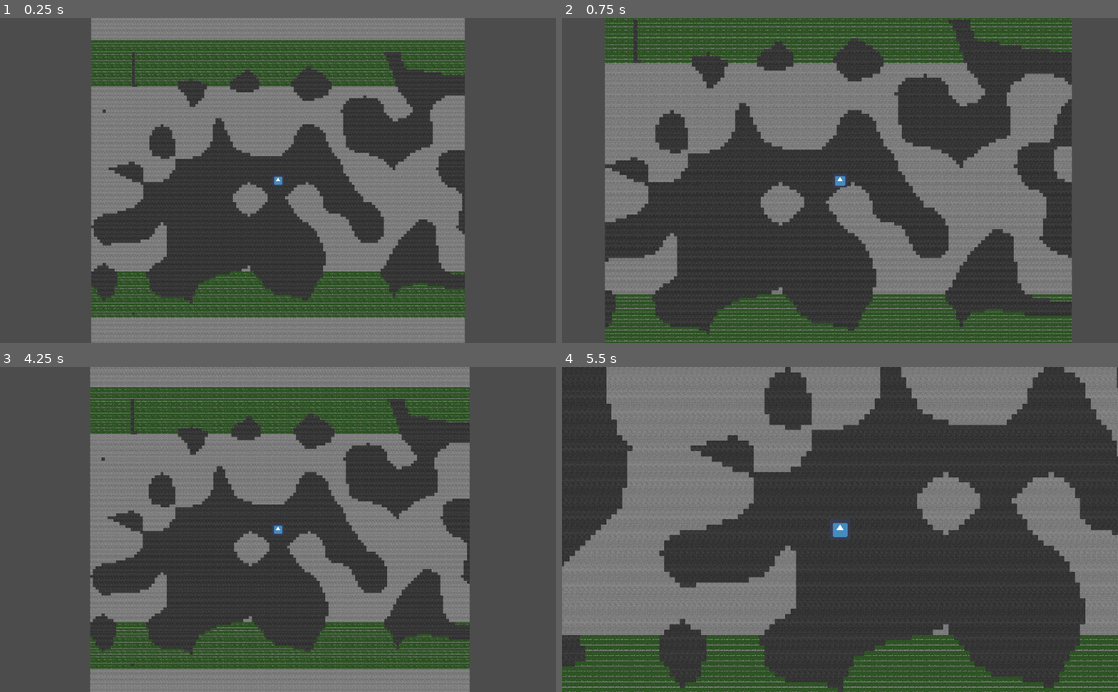
Above: before the commit, frames 1-4 (two rows, left to right).
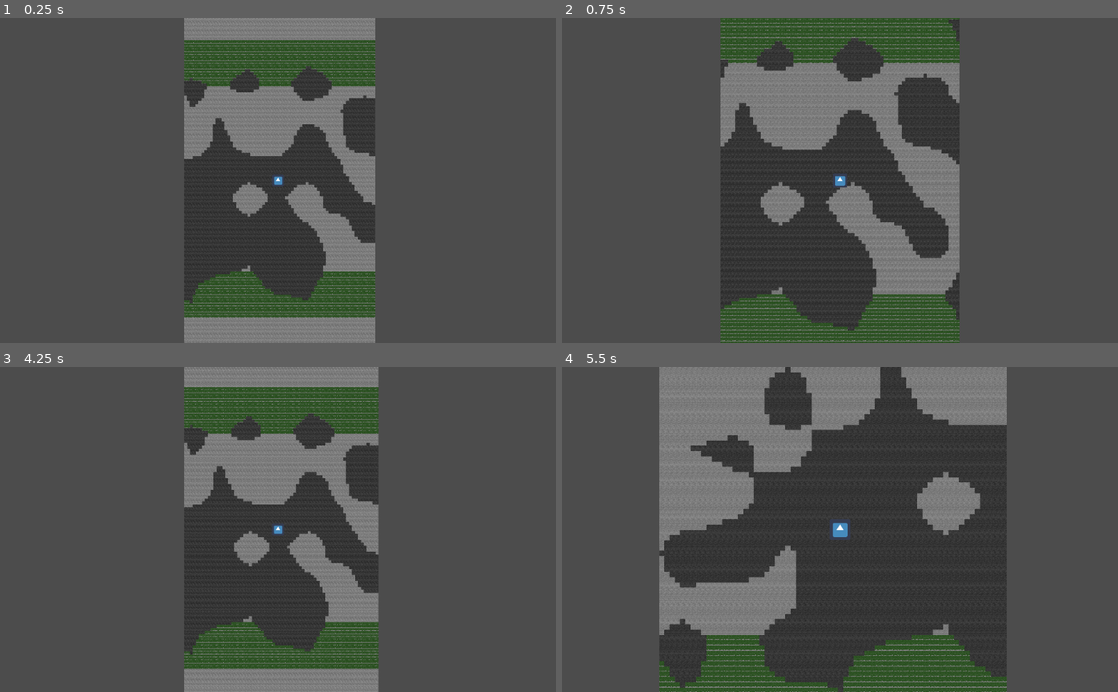
Above: after the commit, the same moments.

Repository: ryanperryj/Cavernous
Game: Godot game, scene res://scenes/world.tscn
Same seed, same stepped clock (60 frames per second), same inputs: the game is played once before the commit and once after it. The engine's default icon, where the game draws it, is replaced by a stand-in: a white triangle on a blue panel in a dark square.
Inputs:
- Up to frame 1 (0.25 s): no input
- Up to frame 2 (0.75 s): tap Enter at 0.5 s; hold D (right) from 0.53 s (still down); hold E (zoom_in) from 0.53 s (still down)
- Up to frame 3 (4.25 s): release D (right) at 1.28 s; release E (zoom_in) at 1.28 s; hold S (down) 1.28-2.03 s; tap Q (zoom_out) at 1.35, 2.85 s; hold D (right) 2.03-2.78 s; hold E (zoom_in) 2.03-2.78 s; hold W (up) 2.78-3.53 s; hold A (left) from 3.53 s (still down); hold E (zoom_in) from 3.53 s (still down); tap R (reload) at 4.15 s
- Up to frame 4 (5.5 s): release E (zoom_in) at 4.28 s; tap Q (zoom_out) at 4.35 s; release A (left) at 5.03 s; hold S (down) from 5.03 s (still down); hold E (zoom_in) from 5.03 s (still down)

The runs differ from the first frame. In frame 1, 26% of the frame differs, in the area x 16-84%, y 0-100%; in frame 2, 30%, in the area x 7-92%, y 0-100%; in frame 3, 27%; in frame 4, 26%.

Commit message:
Changed blockbg to background, and render as one image per chunk now

Diff:
--- /dev/null
+++ b/instances/background.tscn
@@ -0,0 +1,13 @@
+[gd_scene load_steps=3 format=2]
+
+[ext_resource path="res://assets/background/stone_bg.png" type="Texture" id=1]
+[ext_resource path="res://scripts/background.gd" type="Script" id=2]
+
+[node name="background" type="Node2D"]
+z_index = -1
+script = ExtResource( 2 )
+
+[node name="Sprite" type="Sprite" parent="."]
+texture = ExtResource( 1 )
+region_enabled = true
+region_rect = Rect2( 0, 0, 16, 16 )
--- a/instances/blockbg.tscn
+++ /dev/null
@@ -1,18 +0,0 @@
-[gd_scene load_steps=4 format=2]
-
-[ext_resource path="res://scripts/blockbg.gd" type="Script" id=1]
-[ext_resource path="res://assets/blockbg/stone_bg.png" type="Texture" id=2]
-
-[sub_resource type="RectangleShape2D" id=1]
-extents = Vector2( 8, 8 )
-
-[node name="blockbg" type="StaticBody2D"]
-collision_layer = 0
-collision_mask = 0
-script = ExtResource( 1 )
-
-[node name="Sprite" type="Sprite" parent="."]
-texture = ExtResource( 2 )
-
-[node name="CollisionShape2D" type="CollisionShape2D" parent="."]
-shape = SubResource( 1 )
--- /dev/null
+++ b/scenes/player.tscn
@@ -0,0 +1,16 @@
+[gd_scene load_steps=3 format=2]
+
+[ext_resource path="res://scripts/player.gd" type="Script" id=1]
+[ext_resource path="res://icon.png" type="Texture" id=2]
+
+[node name="loader" type="Node2D"]
+position = Vector2( 0, 1024 )
+z_index = 1
+script = ExtResource( 1 )
+
+[node name="Sprite" type="Sprite" parent="."]
+texture = ExtResource( 2 )
+
+[node name="camera" type="Camera2D" parent="."]
+current = true
+zoom = Vector2( 3, 3 )
--- a/scenes/world.tscn
+++ b/scenes/world.tscn
@@ -1,20 +1,9 @@
-[gd_scene load_steps=4 format=2]
+[gd_scene load_steps=3 format=2]
 
-[ext_resource path="res://scripts/loader.gd" type="Script" id=1]
-[ext_resource path="res://icon.png" type="Texture" id=2]
+[ext_resource path="res://scenes/player.tscn" type="PackedScene" id=1]
 [ext_resource path="res://scripts/world.gd" type="Script" id=3]
 
-[node name="world" type="WorldEnvironment"]
+[node name="world" type="Node2D"]
 script = ExtResource( 3 )
 
-[node name="loader" type="Node2D" parent="."]
-position = Vector2( 0, 1024 )
-z_index = 1
-script = ExtResource( 1 )
-
-[node name="Sprite" type="Sprite" parent="loader"]
-texture = ExtResource( 2 )
-
-[node name="camera" type="Camera2D" parent="loader"]
-current = true
-zoom = Vector2( 3, 3 )
+[node name="loader" parent="." instance=ExtResource( 1 )]
--- /dev/null
+++ b/scripts/background.gd
@@ -0,0 +1,15 @@
+extends Node2D
+
+var background_sprites = [
+	preload("res://assets/background/stone_bg.png"),
+]
+
+var background_type
+var width
+var height
+
+func _ready():
+	$Sprite.texture = background_sprites[background_type]
+	$Sprite.offset.y = (height - 16)/2
+	$Sprite.offset.x = (width - 16)/2
+	$Sprite.region_rect = Rect2(0, 0, width, height)
--- a/scripts/blockbg.gd
+++ /dev/null
@@ -1,10 +0,0 @@
-extends StaticBody2D
-
-var blockbg_sprites = [
-	preload("res://assets/blockbg/stone_bg.png"),
-]
-
-var blockbg_type
-
-func _ready():
-	$Sprite.texture = blockbg_sprites[blockbg_type]
--- a/scripts/chunk.gd
+++ b/scripts/chunk.gd
@@ -4,7 +4,7 @@
 
 var noise = preload("res://scripts/noise.gd").Noise.new(seed_str)
 var block_scene = preload("res://instances/block.tscn")
-var blockbg_scene = preload("res://instances/blockbg.tscn")
+var background_scene = preload("res://instances/background.tscn")
 
 enum {
 	STONE, MOSS
@@ -17,10 +17,10 @@
 var world_depth = 128
 
 func _ready():
-	var chunk_width = get_node("..").chunk_width
-	for x in range(0, chunk_width):
+	var width = get_node("..").chunk_width
+	create_background(width, world_depth, STONE)
+	for x in range(0, width):
 		for y in range(0, world_depth):
-			create_blockbg(Vector2(x*16, y*16), STONE)
 			if y < cave_depth:
 				# y = 0 to 15
 				create_block(Vector2(x*16, y*16), STONE)
@@ -29,15 +29,15 @@
 				if y < 32:
 					# y = 16 to 31
 					var cutoff = 1.033 - 0.033 * (y-15)
-					if noise.value_noise_2D((index*chunk_width + x) / 10.0, y / 10.0) < cutoff:
+					if noise.value_noise_2D((index*width + x) / 10.0, y / 10.0) < cutoff:
 						create_block(Vector2(x*16, y*16), MOSS)
 				elif y > 95:
 					# y = 96 to 111
 					var cutoff = 0.033 * (y - 80) - 0.033
-					if noise.value_noise_2D((index*chunk_width + x) / 10.0, y / 10.0) < cutoff:
+					if noise.value_noise_2D((index*width + x) / 10.0, y / 10.0) < cutoff:
 						create_block(Vector2(x*16, y*16), MOSS)
 				else:
-					if noise.value_noise_2D((index*chunk_width + x) / 10.0, y / 10.0) < 0.5:
+					if noise.value_noise_2D((index*width + x) / 10.0, y / 10.0) < 0.5:
 						create_block(Vector2(x*16, y*16), STONE)
 			elif y >= tunnel_depth:
 				create_block(Vector2(x*16, y*16), STONE)
@@ -48,8 +48,9 @@
 	new_block.block_type = type
 	add_child(new_block)
 
-func create_blockbg(pos, type):
-	var new_blockbg = blockbg_scene.instance()
-	new_blockbg.translate(pos)
-	new_blockbg.blockbg_type = type
-	add_child(new_blockbg)
+func create_background(width, height, type):
+	var new_background = background_scene.instance()
+	new_background.background_type = type
+	new_background.width = width*16
+	new_background.height = height*16
+	add_child(new_background)
--- a/scripts/world.gd
+++ b/scripts/world.gd
@@ -1,9 +1,9 @@
-extends WorldEnvironment
+extends Node2D
 
 var chunk = preload("res://instances/chunk.tscn")
 
-var chunk_width: int = 1
-export var load_distance: int = 64
+var chunk_width: int = 2
+export var load_distance: int = 16
 var current_chunk: int
 var loaded_chunks = {}
 
Renamed: assets/blockbg/stone_bg.png -> assets/background/stone_bg.png
Not shown, changed: assets/background/stone_bg.png.import
Renamed: scripts/loader.gd -> scripts/player.gd
